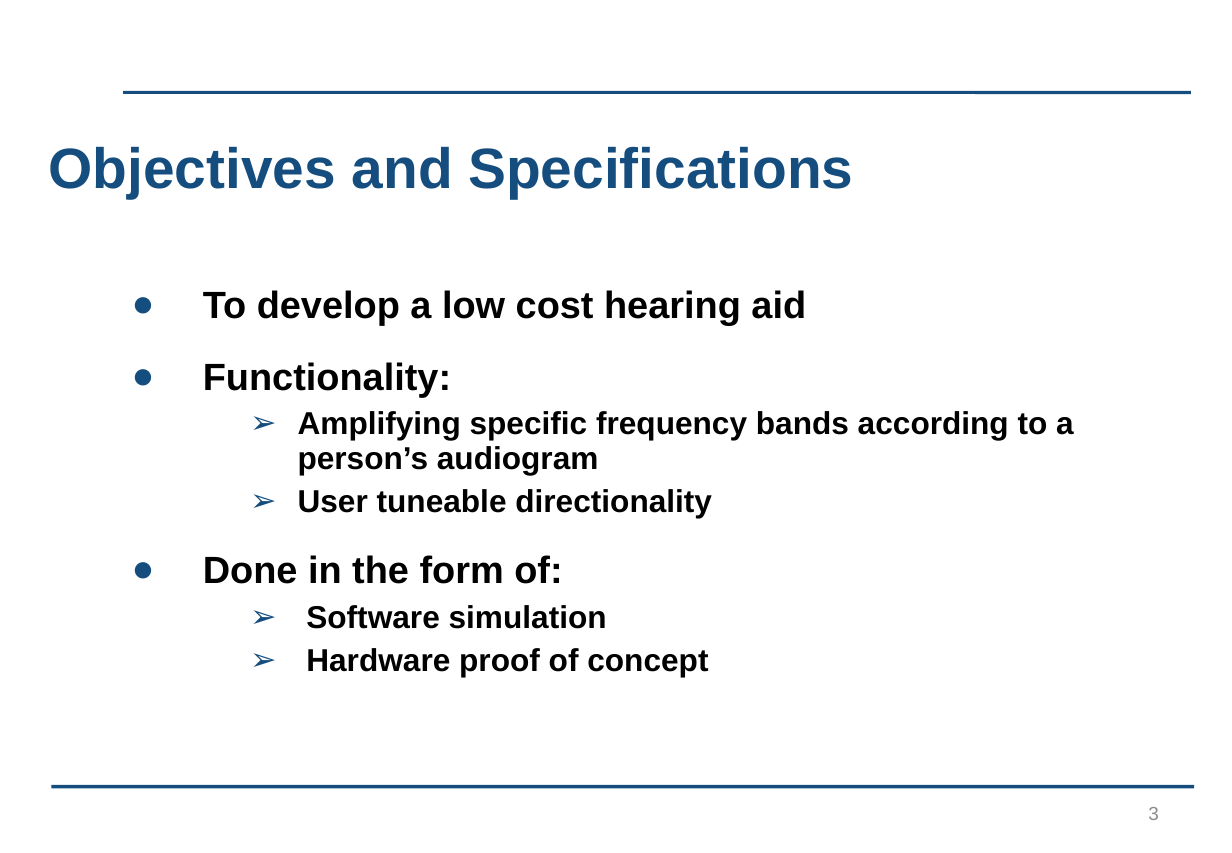
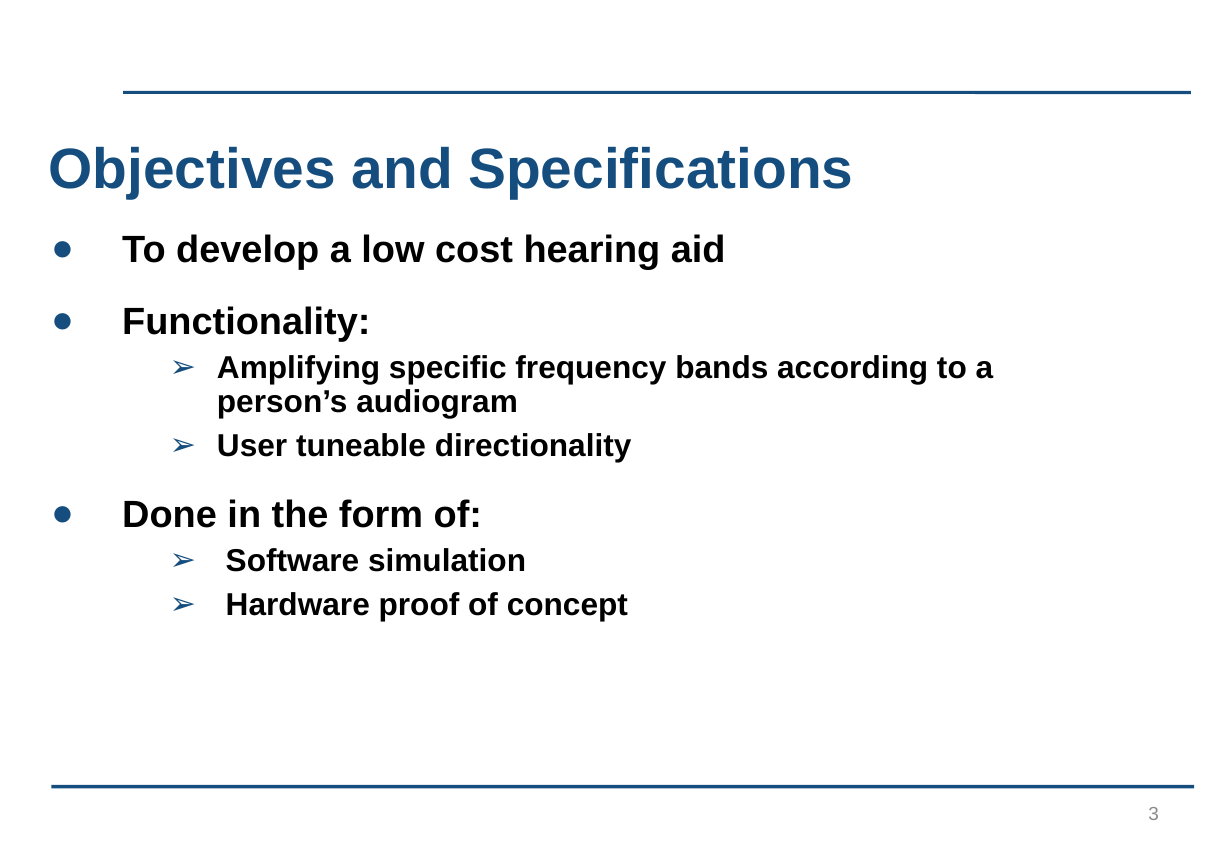
Before and after one commit to kayjayB/I_cant_hear_you, a slide deck: slide 3 of Presentation/Lab Project Presentation.pptx. Drawn at 1232x853 pixels with LibreOffice and Linux fonts; fonts in the diff are those of the drawing; background and template pictures are left out. Boxes give left, top, right and bottom in pixels: in the first picture for what was removed or moved away, otherwise in the second. Text is boxed around its words. In the diff, an @@ line names an element or a change of style, - is before the commit and + after.

```diff
--- a/Presentation/Lab Project Presentation.pptx
+++ b/Presentation/Lab Project Presentation.pptx
@@ text "To develop a low cost ...": place and size @@
-text "To develop a low cost ..." at (203,290,1074,677)
+text "To develop a low cost ..." at (122,234,994,621)
```
Also in this commit, not shown: 10 other slides changed, 1 slide removed, 1 other file.
